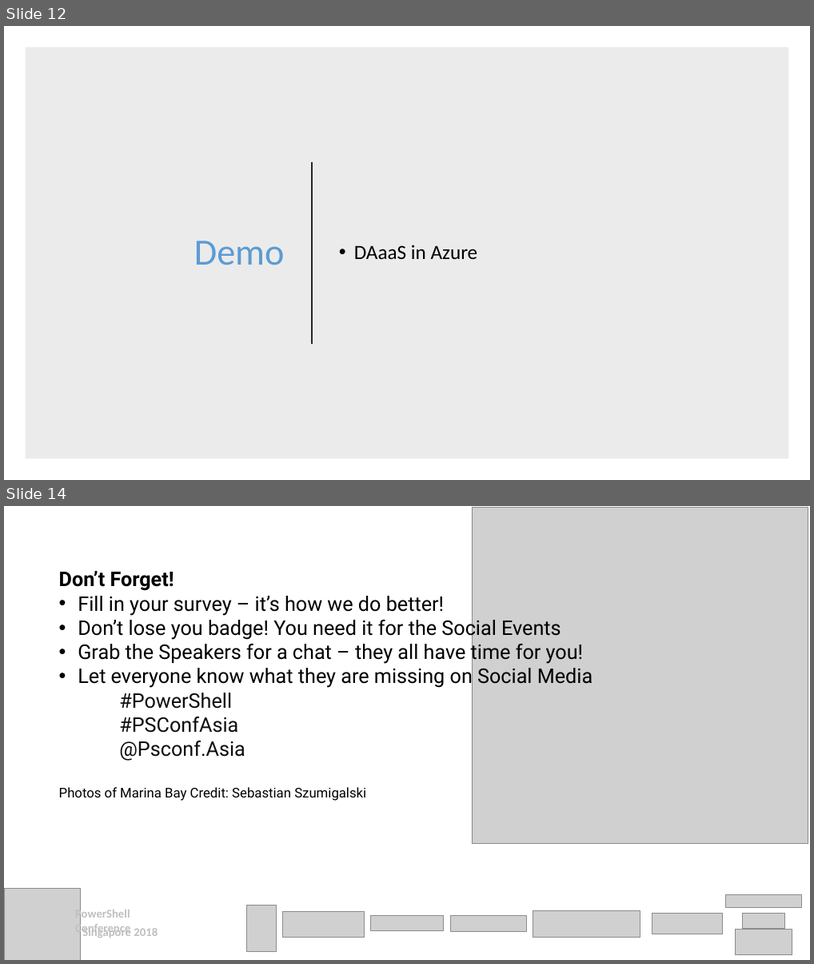
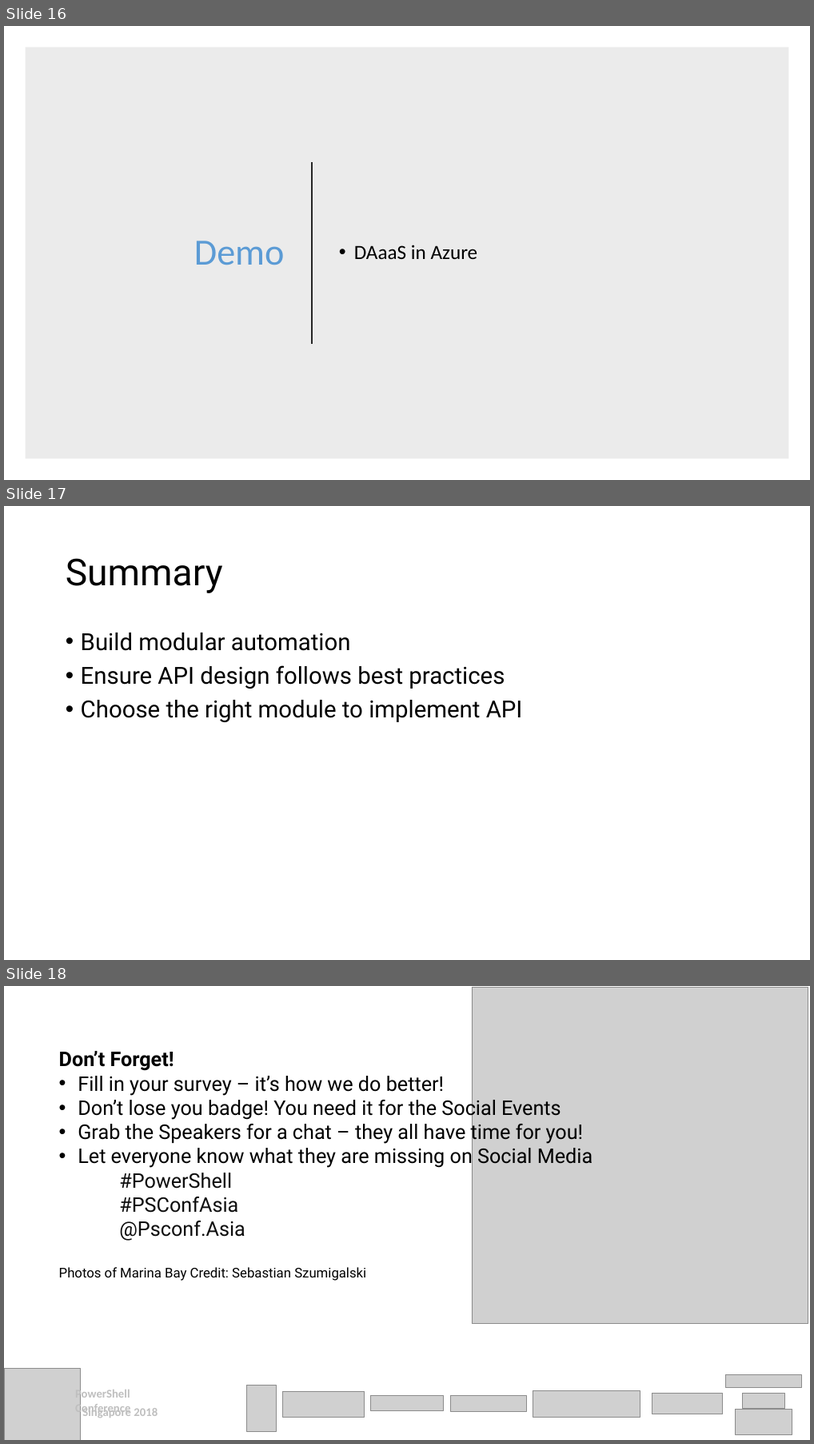
Before and after one commit to rchaganti/Presentations, a slide deck: psconfAsia2018/BYOA/PSConf_Asia-BYOA.pptx. Shown one above the other, each under a label of ours: slides 12 and 14 before the commit, slides 16, 17 and 18 after it; the slides between them are not shown. The pictures are 814x964 and 814x1444 pixels, drawn with LibreOffice and Linux fonts; fonts in the diff are those of the drawing; grey boxes stand for pictures. Boxes give left, top, right and bottom in pixels: in the first picture for what was removed or moved away, otherwise in the second. Text is boxed around its words. In the diff, an @@ line names an element or a change of style, - is before the commit and + after.

```diff
--- a/psconfAsia2018/BYOA/PSConf_Asia-BYOA.pptx
+++ b/psconfAsia2018/BYOA/PSConf_Asia-BYOA.pptx
@@ slide 17 added at (4, 506, 810, 960), background #FFFFFF @@
@@ title added at (66, 558, 223, 593), 44 pt, text #000000 @@
+Summary
@@ text added at (81, 632, 523, 722), 28 pt, text #000000 @@
+• Build modular automation
+• Ensure API design follows best practices
+• Choose the right module to implement API
@@ what was slide 12 is now slide 16 @@
@@ what was slide 14 is now slide 18 @@
```
Also in this commit, not shown: 2 slides changed, 4 other slides added, 1 slide removed, 22 other files.
